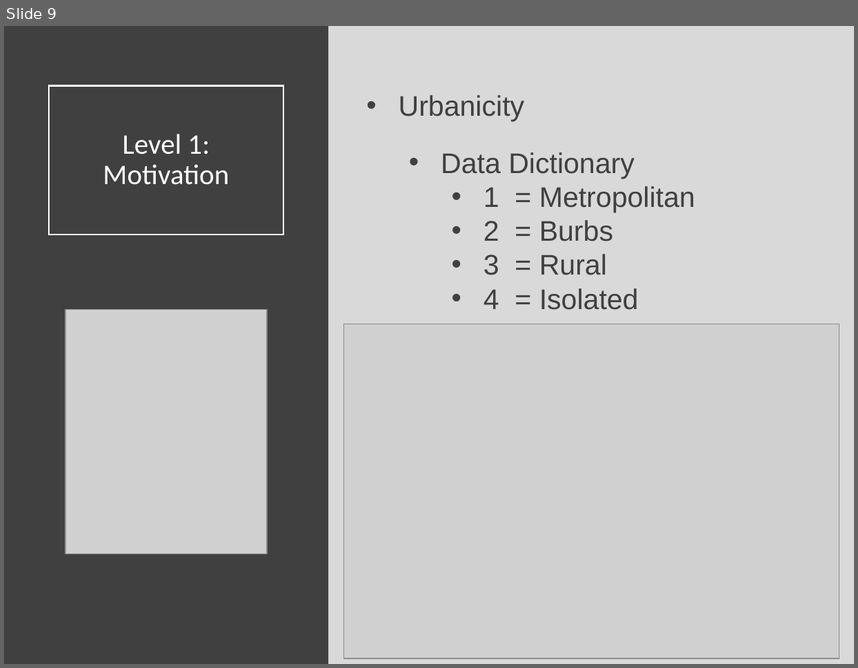
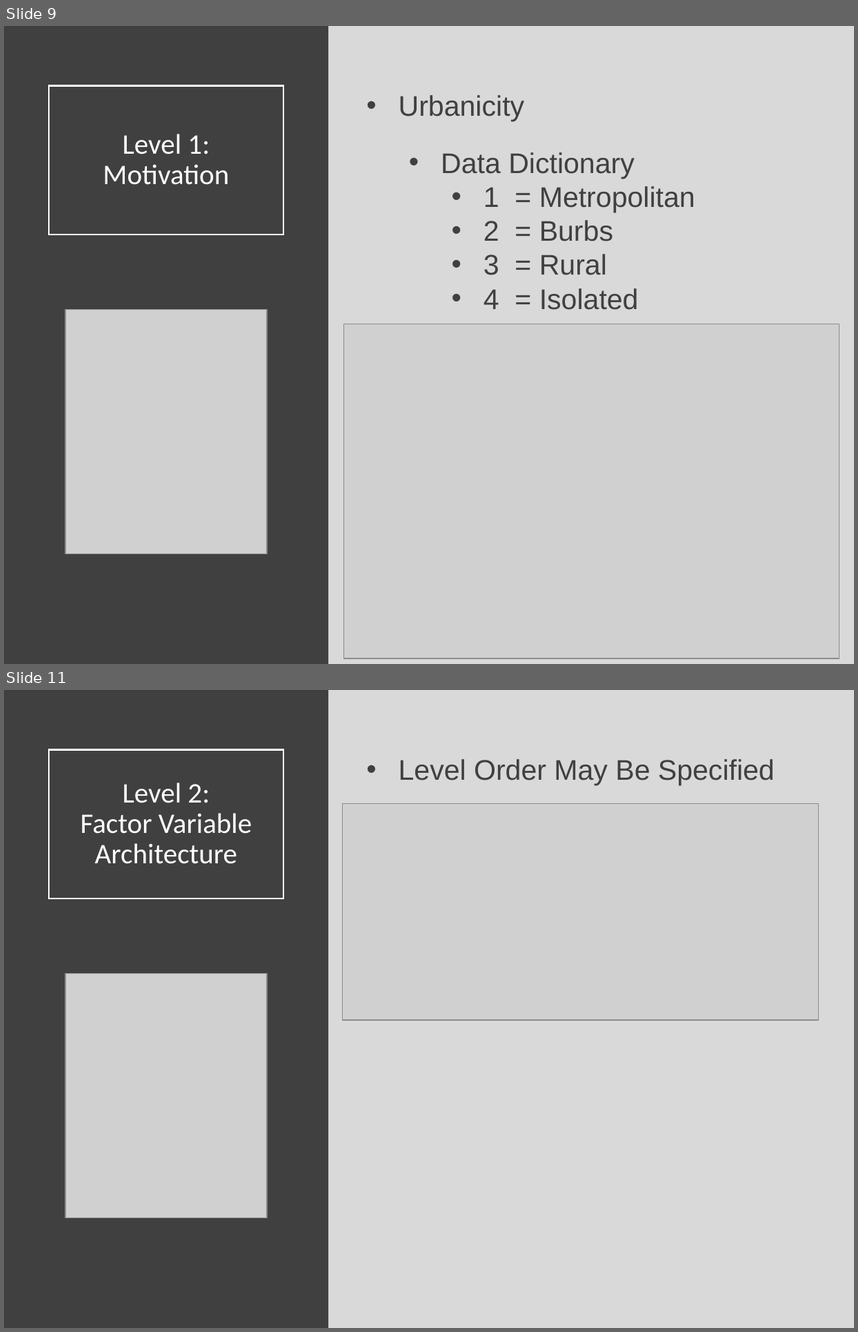
Before and after one commit to Yixf-Self/STOR320_WEBSITE, a slide deck: Lecture/Lecture 17/Lecture 17.pptx. Shown one above the other, each under a label of ours: slide 9 before the commit, slides 9 and 11 after it; the slides between them are not shown. The pictures are 858x668 and 858x1332 pixels, drawn with LibreOffice and Linux fonts; fonts in the diff are those of the drawing; grey boxes stand for pictures. Boxes give left, top, right and bottom in pixels: in the first picture for what was removed or moved away, otherwise in the second. Text is boxed around its words. In the diff, an @@ line names an element or a change of style, - is before the commit and + after.

```diff
--- a/Lecture/Lecture 17/Lecture 17.pptx
+++ b/Lecture/Lecture 17/Lecture 17.pptx
@@ slide 11 added at <box>4,690,854,1328</box>, background #D9D9D9 @@
@@ rectangle added at <box>4,690,329,1328</box>, fill #404040 @@
@@ title added at <box>49,749,283,898</box>, outline #FFFFFF 1.5 pt, 24 pt, text #FFFFFF @@
+Level 2:
+Factor Variable Architecture
@@ text added at <box>399,759,775,786</box>, 24 pt, text #404040 @@
+• Level Order May Be Specified
@@ picture added at <box>342,803,818,1020</box> @@
@@ picture added at <box>65,973,267,1217</box> @@
```
Also in this commit, not shown: 1 slide changed, 25 other slides added, 6 other files.
